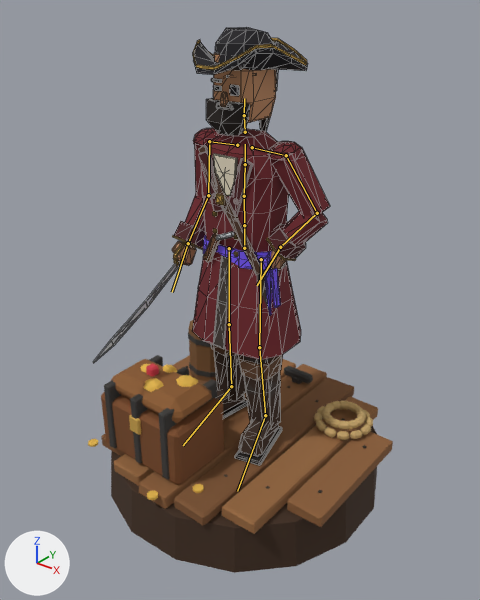
The glTF model web/public/models/pirate.glb as it was, and as the next commit left it.
One viewpoint serves both versions: a camera (50 mm lens) standing at (1.78, -2.26, 2.1) and looking at (0.01, -0.05, 0.73). The axes (+X, +Y, +Z) are drawn at lower left. The lights are the same throughout. The picture after the commit comes second. The bones that bend it are drawn over the model as lines. Mesh edges are drawn as thin lines on the coarser meshes.

Objects in the first picture: 'PirateBase', 'PirateBody', 'PirateProp'.
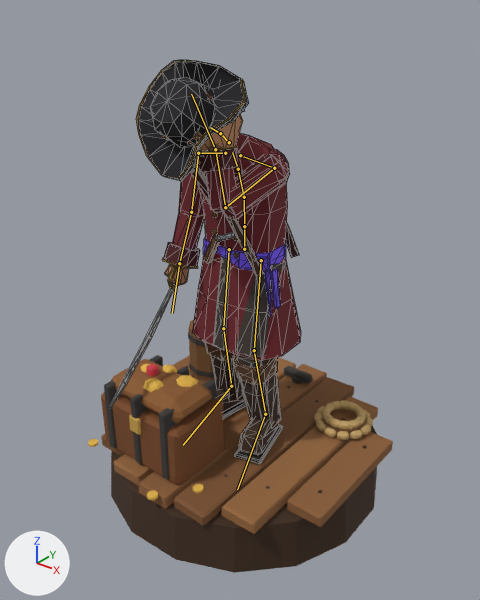
The newer file adds an action. The first version stands in its rest pose; the second is drawn at frame 62 of the action 'sulk'.

Where the change shows, as pixel boxes (x1, y1, x2, y2) in the pictures (480 x 600 px):
'PirateBody', posed (19% narrower, 8% shorter)
    before: (93, 27, 330, 466)
    after: (110, 60, 301, 464)
bone 'Spine1', root to tip
    before: (244, 196) to (245, 164)
    after: (244, 197) to (238, 169)
bone 'Spine2', root to tip
    before: (245, 164) to (245, 144)
    after: (238, 169) to (232, 152)
bone 'Neck', root to tip
    before: (245, 132) to (244, 115)
    after: (229, 142) to (220, 133)
bone 'Head', root to tip
    before: (244, 115) to (244, 98)
    after: (220, 133) to (210, 127)
bone 'ShoulderL', root to tip
    before: (252, 147) to (286, 155)
    after: (240, 155) to (274, 168)
bone 'ArmL', root to tip
    before: (286, 155) to (317, 213)
    after: (274, 168) to (225, 207)
bone 'ForeArmL', root to tip
    before: (317, 213) to (280, 247)
    after: (225, 207) to (215, 149)
bone 'ShoulderR', root to tip
    before: (237, 145) to (209, 141)
    after: (225, 153) to (198, 153)
bone 'ArmR', root to tip
    before: (209, 141) to (208, 195)
    after: (198, 153) to (191, 212)
bone 'ForeArmR', root to tip
    before: (208, 195) to (188, 243)
    after: (191, 212) to (179, 263)
bone 'UpLegL', root to tip
    before: (261, 259) to (259, 347)
    after: (261, 260) to (254, 350)
bone 'LegL', root to tip
    before: (259, 347) to (265, 415)
    after: (254, 350) to (265, 414)
bone 'FootL', root to tip
    before: (265, 415) to (237, 491)
    after: (265, 414) to (237, 489)
bone 'UpLegR', root to tip
    before: (229, 248) to (229, 324)
    after: (229, 249) to (223, 328)
bone 'LegR', root to tip
    before: (229, 324) to (231, 386)
    after: (223, 328) to (231, 386)

What the commit changed:
Bone 'Spine1' (bone_spine1) turns from (0, 0, 0) to (19, 0, 0) degrees about its own x, y and z.
Bone 'Spine2' (bone_spine2) turns from (0, 0, 0) to (8, 0, 0) degrees about its own x, y and z.
Bone 'Neck' (bone_neck) turns from (0, 0, 0) to (17, 0, 0) degrees about its own x, y and z.
Bone 'Head' (bone_head) turns from (0, 0, 0) to (19, 0, 0) degrees about its own x, y and z.
Bone 'ShoulderL' (bone_shoulderl) turns from (0, 0, 0) to (-7, 0, -3) degrees about its own x, y and z.
Bone 'ArmL' (bone_arml) turns from (0, 0, 0) to (-93, -23, -22) degrees about its own x, y and z.
Bone 'ForeArmL' (bone_forearml) turns from (0, 0, 0) to (-26, 15, 59) degrees about its own x, y and z.
Bone 'ShoulderR' (bone_shoulderr) turns from (0, 0, 0) to (-7, 0, 3) degrees about its own x, y and z.
Bone 'ArmR' (bone_armr) turns from (0, 0, 0) to (-36, 4, 12) degrees about its own x, y and z.
Bone 'ForeArmR' (bone_forearmr) turns from (0, 0, 0) to (25, 0, 1) degrees about its own x, y and z.
Bone 'UpLegL' (bone_uplegl) turns from (0, 0, 0) to (-6, -1, -1) degrees about its own x, y and z.
Bone 'LegL' (bone_legl) turns from (0, 0, 0) to (12, 1, 1) degrees about its own x, y and z.
Bone 'FootL' (bone_footl) turns from (0, 0, 0) to (-4, -2, -4) degrees about its own x, y and z.
Bone 'UpLegR' (bone_uplegr) turns from (0, 0, 0) to (-6, 0, 0) degrees about its own x, y and z.
Bone 'LegR' (bone_legr) turns from (0, 0, 0) to (12, -1, -1) degrees about its own x, y and z.
Bone 'FootR' (bone_footr) turns from (0, 0, 0) to (-6, 1, 2) degrees about its own x, y and z.
